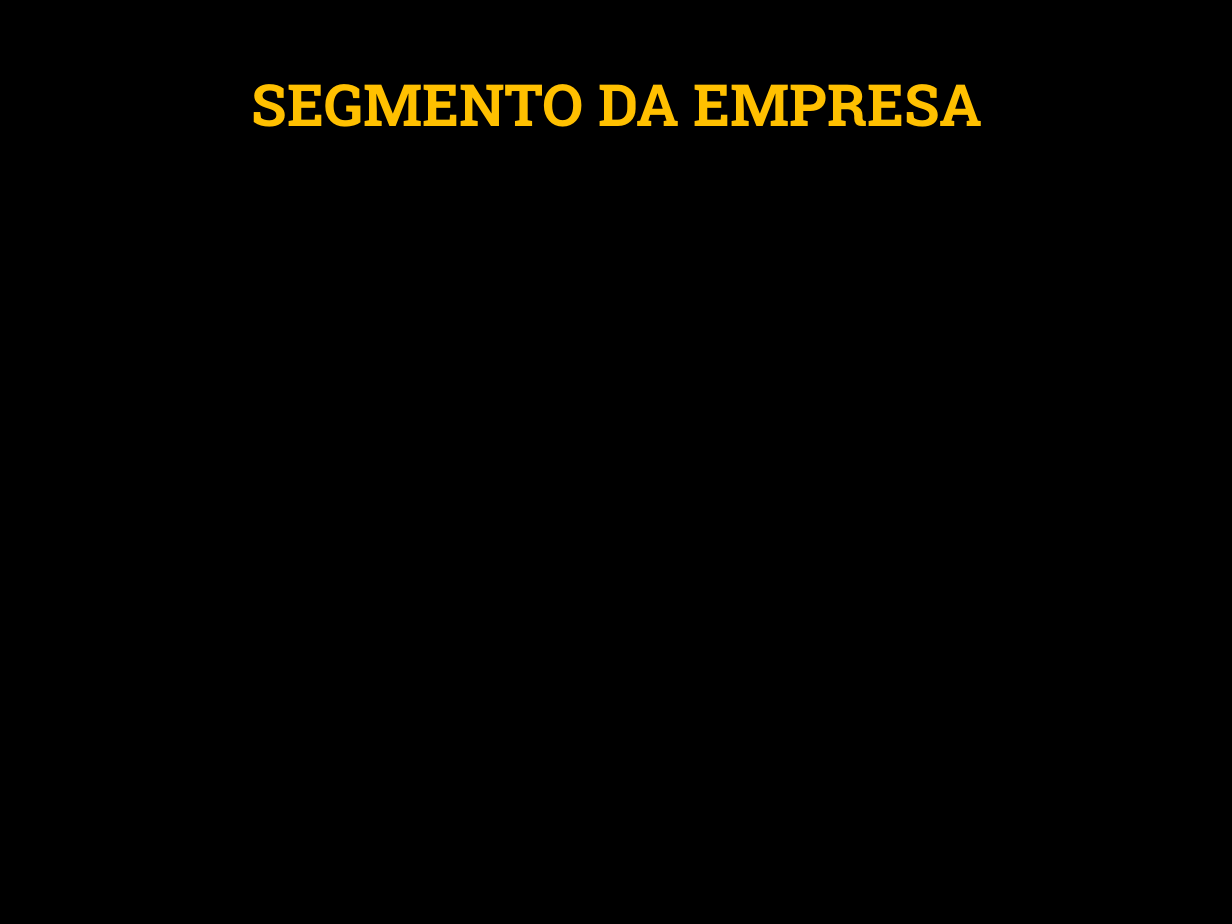
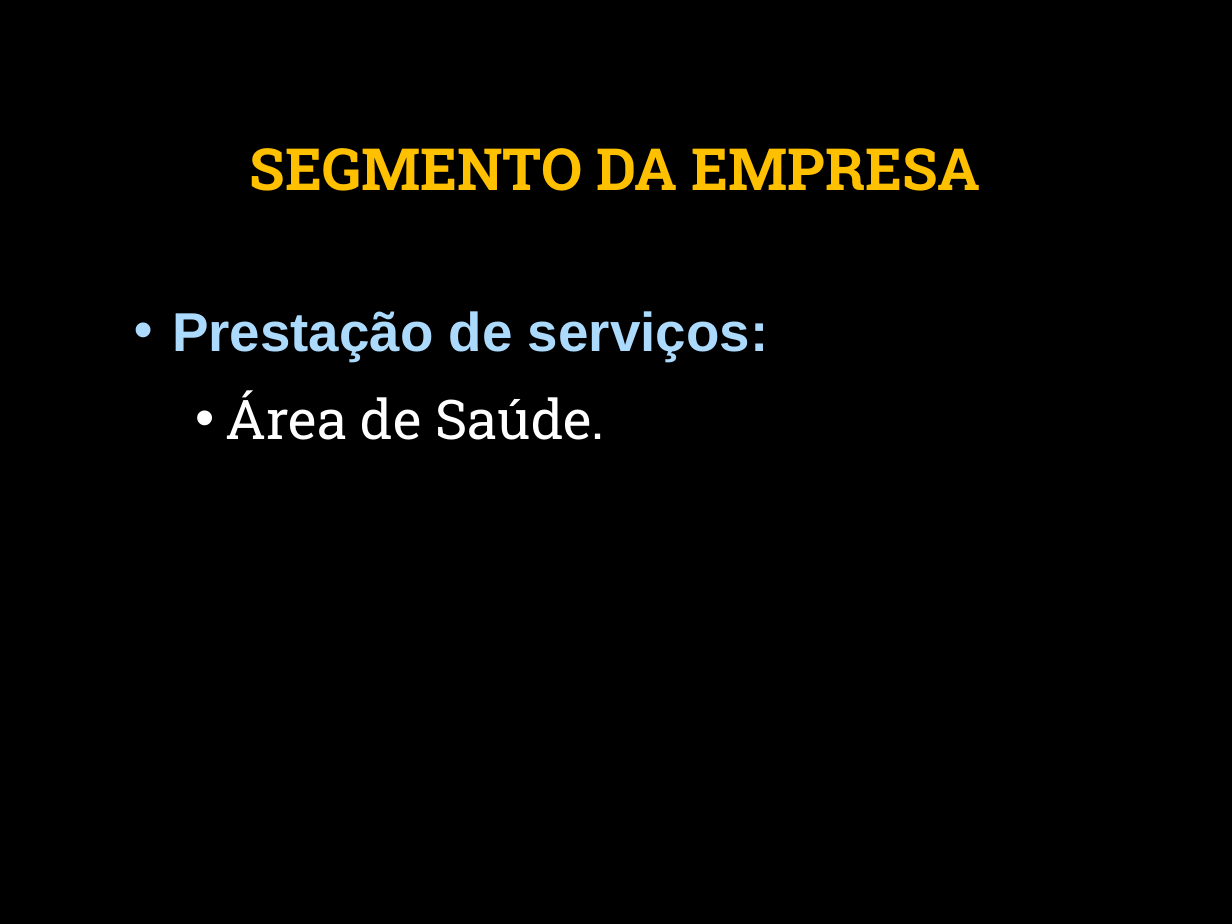
Before and after one commit to BrunoFelix/Restoran, a slide deck: slide 8 of Docs/Apresentação ANS Sistemas (Fundamentos da Gestao).pptx. Drawn at 1232x924 pixels with LibreOffice and Linux fonts; fonts in the diff are those of the drawing; background and template pictures are left out. Boxes give left, top, right and bottom in pixels: in the first picture for what was removed or moved away, otherwise in the second. Text is boxed around its words. In the diff, an @@ line names an element or a change of style, - is before the commit and + after.

```diff
--- a/Docs/Apresentação ANS Sistemas (Fundamentos da Gestao).pptx
+++ b/Docs/Apresentação ANS Sistemas (Fundamentos da Gestao).pptx
@@ title "SEGMENTO DA EMPRESA": place and size @@
-title "SEGMENTO DA EMPRESA" at (252, 84, 983, 127)
+title "SEGMENTO DA EMPRESA" at (250, 148, 981, 191)
@@ text added at (172, 311, 768, 440), 32 pt, text #ABDAFC, bold @@
+• Prestação de serviços:
+  • Área de Saúde.
```
Also in this commit, not shown: 6 other slides changed, 2 slides added, 2 slides removed.
